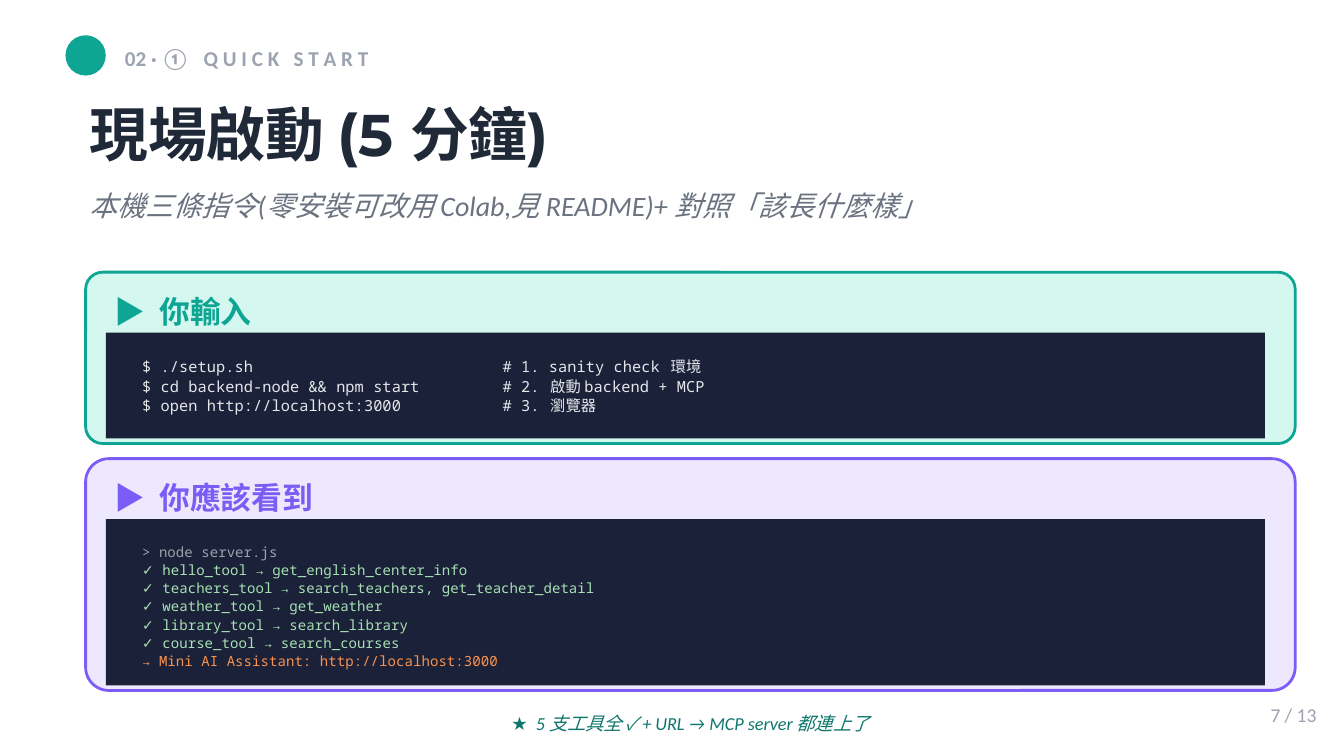
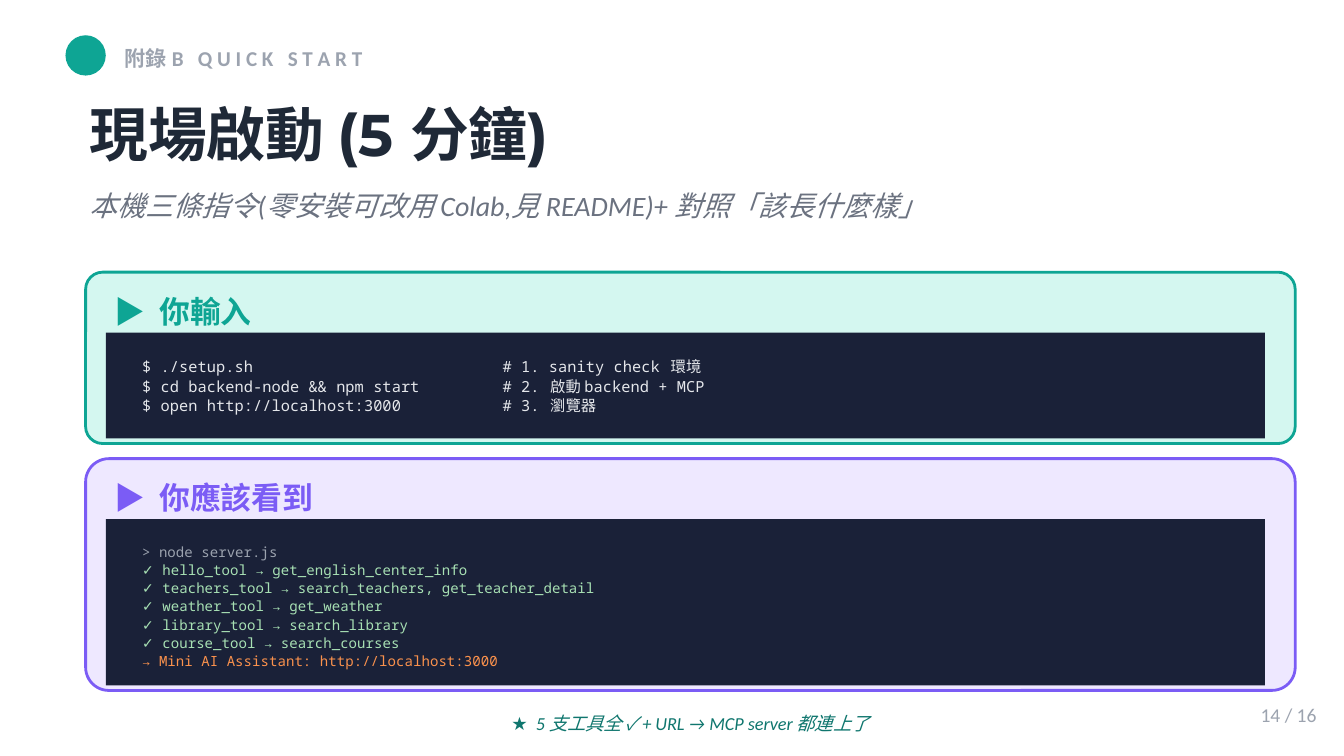
Before and after one commit to mjib007/nchu-mcp-workshop-2026, a slide deck: slide 14 of slides/04-hands-on-lab.pptx (slide 7 before the commit). Drawn at 1344x756 pixels with LibreOffice and Linux fonts; fonts in the diff are those of the drawing. Boxes give left, top, right and bottom in pixels: in the first picture for what was removed or moved away, otherwise in the second. Text is boxed around its words. In the diff, an @@ line names an element or a change of style, - is before the commit and + after.

```diff
--- a/slides/04-hands-on-lab.pptx
+++ b/slides/04-hands-on-lab.pptx
@@ text at box(125, 48, 362, 69): text changed @@
-02 · ① Q U I C K S T A R T
+附錄 B Q U I C K S T A R T
@@ text at box(1261, 709, 1317, 722): text changed @@
-7 / 13
+14 / 16
```
Also in this commit, not shown: 11 other slides changed, 3 slides added, 1 other file.
